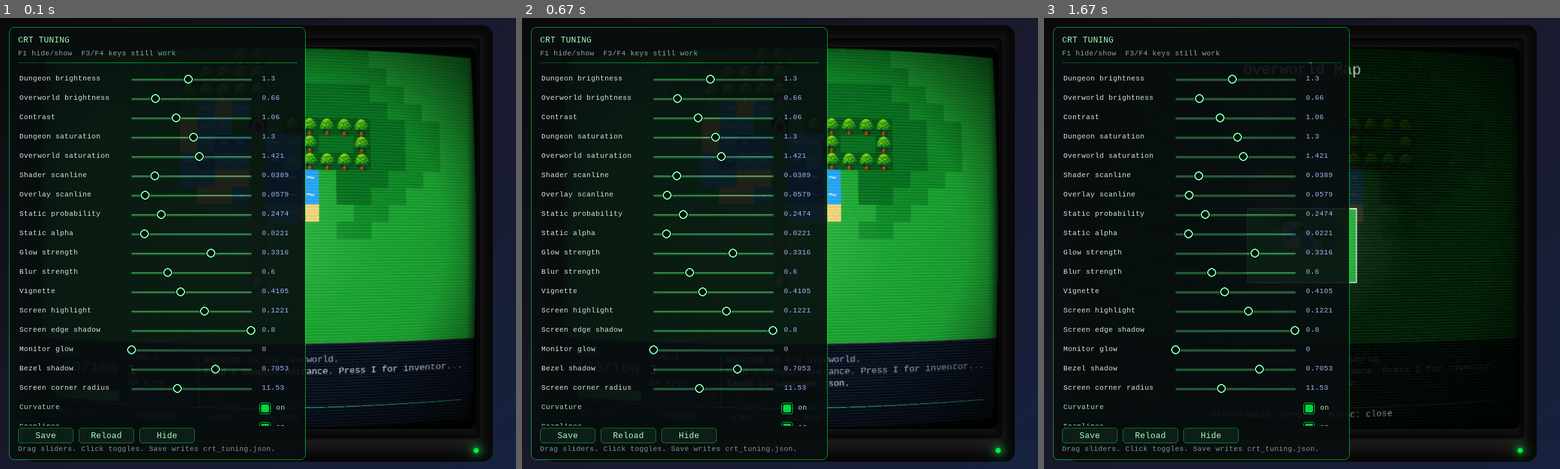
Above: before the commit, frames 1-3 (left to right).
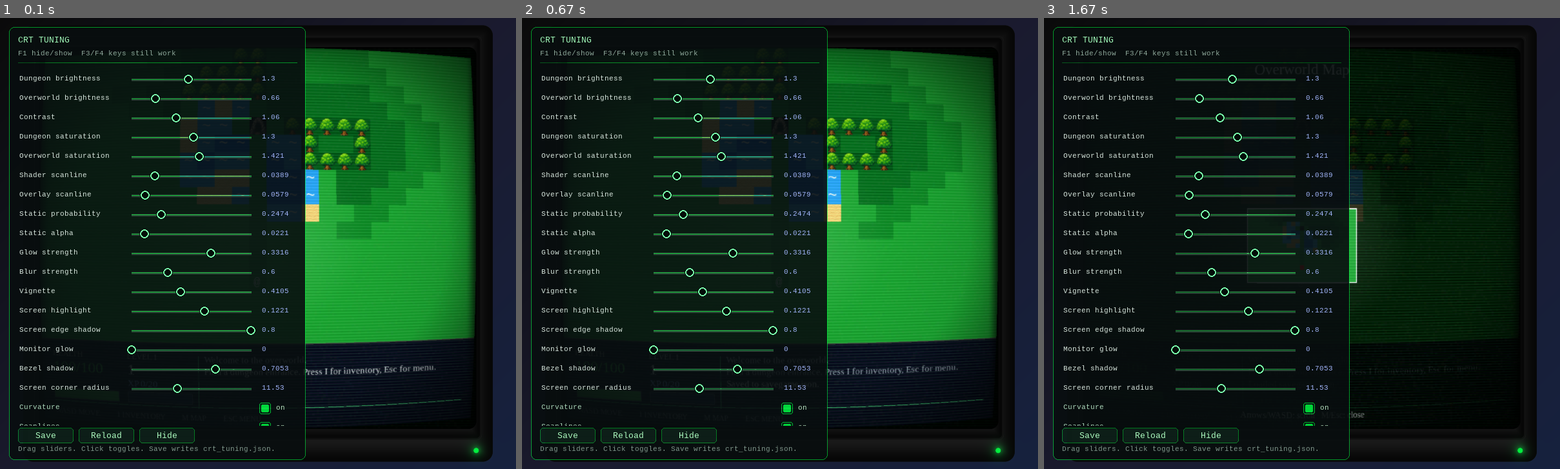
Above: after the commit, the same moments.

Repository: ESikich/DungeonCrawler
Game: pygame game, started from python_port/src/dungeon_crawler/pygame_app/__main__.py
The game is run twice, just before and just after one commit, with the same random seed, the same clock (stepped at 60 frames per second) and the same inputs.
Inputs (mouse positions are in pixels of both pictures, inside the frame that each line leads up to):
- Up to frame 1 (0.1 s): no input
- Up to frame 2 (0.67 s): hold F5 from 0.33 s (still down); move the mouse to (759, 261) at 0.37 s
- Up to frame 3 (1.67 s): release F5 at 0.8 s; hold F9 0.83-1.3 s; move the mouse to (1142, 175) at 0.87 s; hold M from 1.33 s (still down); move the mouse to (1312, 90) at 1.37 s

The runs differ from the first frame. In frame 1, 0.3% of the frame differs, in the area x 25-90%, y 74-80%; in frame 2, 0.3%; in frame 3, less than 0.1%.

Commit message:
Add pygame overworld chunk slide

Diff:
--- a/python_port/src/dungeon_crawler/core/game.py
+++ b/python_port/src/dungeon_crawler/core/game.py
@@ -2,6 +2,7 @@
 
 from __future__ import annotations
 
+import time
 from copy import deepcopy
 from dataclasses import dataclass
 
@@ -12,7 +13,15 @@
 from .generation import generate_basic_dungeon, generate_basic_overworld
 from .items import create_gold_entity, create_item_entity
 from .monsters import create_from_type, spawn_away_from_player
-from .models import DungeonInstance, DungeonLevelSnapshot, EntitySnapshot, GameState, Position, WorldState
+from .models import (
+    DungeonInstance,
+    DungeonLevelSnapshot,
+    EntitySnapshot,
+    GameState,
+    OverworldTransition,
+    Position,
+    WorldState,
+)
 from .rng import Rng
 from .systems import (
     add_message,
@@ -275,24 +284,30 @@
         if player_position is None:
             return False
 
+        old_grid = deepcopy(self.world.dungeon_grid)
         target_x = player_position.x + dx
         target_y = player_position.y + dy
         section_x, section_y = self.world.overworld_section
+        direction = (0, 0)
 
         if target_x < 0:
             section_x -= 1
+            direction = (-1, 0)
             player_position.x = self.config.dungeon_width - 1
             player_position.y = max(0, min(target_y, self.config.dungeon_height - 1))
         elif target_x >= self.config.dungeon_width:
             section_x += 1
+            direction = (1, 0)
             player_position.x = 0
             player_position.y = max(0, min(target_y, self.config.dungeon_height - 1))
         elif target_y < 0:
             section_y -= 1
+            direction = (0, -1)
             player_position.x = max(0, min(target_x, self.config.dungeon_width - 1))
             player_position.y = self.config.dungeon_height - 1
         elif target_y >= self.config.dungeon_height:
             section_y += 1
+            direction = (0, 1)
             player_position.x = max(0, min(target_x, self.config.dungeon_width - 1))
             player_position.y = 0
 
@@ -300,6 +315,13 @@
         self._load_overworld_section((section_x, section_y))
         if not self.world.dungeon_grid[player_position.y][player_position.x].walkable:
             self.world.dungeon_grid[player_position.y][player_position.x] = tiles.grass()
+            self._save_current_overworld_section()
+        self.world.overworld_transition = OverworldTransition(
+            from_grid=old_grid,
+            to_grid=deepcopy(self.world.dungeon_grid),
+            direction=direction,
+            start_ms=int(time.monotonic() * 1000),
+        )
         update_vision(self.ecs, self.world, self.config, self.world.player_eid)
         self._reveal_overworld_if_needed()
         add_message(self.world, "You travel to another part of the overworld.", "system")
--- a/python_port/src/dungeon_crawler/core/models.py
+++ b/python_port/src/dungeon_crawler/core/models.py
@@ -171,6 +171,15 @@
 
 
 @dataclass(slots=True)
+class OverworldTransition:
+    from_grid: list[list[Tile]]
+    to_grid: list[list[Tile]]
+    direction: Coordinate
+    start_ms: int
+    duration_ms: int = 430
+
+
+@dataclass(slots=True)
 class GameState:
     current: str = "start"
     turn_count: int = 0
@@ -203,3 +212,4 @@
     stairs_position: Position | None = None
     dungeon_entrance_position: Position | None = None
     overworld_return_position: Position | None = None
+    overworld_transition: OverworldTransition | None = None
--- a/python_port/src/dungeon_crawler/pygame_app/renderer.py
+++ b/python_port/src/dungeon_crawler/pygame_app/renderer.py
@@ -3,11 +3,24 @@
 from __future__ import annotations
 
 import math
+import time
 from dataclasses import dataclass, field
 from pathlib import Path
 
 from dungeon_crawler.core.game import Game
 from dungeon_crawler.core.models import Descriptor, Health, Inventory, Position, Progress, Stats, Status, Tile, Vision
+
+
+UI_FONT_CANDIDATES = (
+    "im fell english sc",
+    "cinzel",
+    "garamond",
+    "book antiqua",
+    "palatino linotype",
+    "georgia",
+    "serif",
+)
+GLYPH_FONT_CANDIDATES = ("consolas", "courier new", "monospace")
 
 
 @dataclass(slots=True)
@@ -60,37 +73,26 @@
     width = screen.get_width()
     visible, seen = _player_visibility(game)
     assets = assets or AssetCache()
-    glyph_font = _font(max(8, tile_size - 4))
-
-    for y, row in enumerate(game.world.dungeon_grid):
-        for x, tile in enumerate(row):
-            coordinate = (x, y)
-            rect = pygame.Rect(x * tile_size, y * tile_size, tile_size, tile_size)
-            pygame.draw.rect(screen, _tile_color(tile, coordinate, visible, seen), rect)
-            image = assets.tiles.get(_tile_asset_key(tile))
-            if image is not None and coordinate in visible:
-                screen.blit(image, rect)
-            else:
-                if coordinate in visible:
-                    _draw_tile_glyph(screen, glyph_font, tile, rect)
-
-    player_id = game.world.player_eid
-    for entity_id in game.ecs.entities_with(["position", "descriptor", "item"]):
-        entity_pos = game.ecs.get_component(entity_id, "position")
-        descriptor = game.ecs.get_component(entity_id, "descriptor")
-        if _entity_should_render(entity_pos, visible) and isinstance(descriptor, Descriptor):
-            _draw_entity(screen, font, tile_size, assets, entity_pos, descriptor)
-
-    for entity_id in game.ecs.entities_with(["position", "descriptor", "hostile"]):
-        entity_pos = game.ecs.get_component(entity_id, "position")
-        descriptor = game.ecs.get_component(entity_id, "descriptor")
-        if _entity_should_render(entity_pos, visible) and isinstance(descriptor, Descriptor):
-            _draw_entity(screen, font, tile_size, assets, entity_pos, descriptor)
-
-    if player_id is not None:
-        player_pos = game.ecs.get_component(player_id, "position")
-        if isinstance(player_pos, Position):
-            _draw_entity(screen, font, tile_size, assets, player_pos, Descriptor("Hero", "@", "royalBlue"))
+    glyph_font = _glyph_font(max(8, tile_size - 4))
+
+    transition = game.world.overworld_transition if game.state.area == "overworld" else None
+    if transition is not None:
+        progress = min(1.0, max(0.0, (int(time.monotonic() * 1000) - transition.start_ms) / transition.duration_ms))
+        eased = progress * progress * (3 - 2 * progress)
+        direction_x, direction_y = transition.direction
+        old_offset = (-direction_x * eased * width, -direction_y * eased * game.config.dungeon_height * tile_size)
+        new_offset = (
+            direction_x * (1 - eased) * width,
+            direction_y * (1 - eased) * game.config.dungeon_height * tile_size,
+        )
+        _draw_grid(screen, transition.from_grid, tile_size, assets, glyph_font, visible, seen, old_offset)
+        _draw_grid(screen, transition.to_grid, tile_size, assets, glyph_font, visible, seen, new_offset)
+        _draw_entities(screen, font, game, tile_size, assets, visible, new_offset)
+        if progress >= 1.0:
+            game.world.overworld_transition = None
+    else:
+        _draw_grid(screen, game.world.dungeon_grid, tile_size, assets, glyph_font, visible, seen)
+        _draw_entities(screen, font, game, tile_size, assets, visible)
 
     panel_y = game.config.dungeon_height * tile_size
     _draw_hud(screen, font, game, panel_y)
@@ -111,8 +113,21 @@
     return pygame
 
 
+def _system_font(candidates: tuple[str, ...], size: int) -> object:
+    pygame = _pygame()
+    for name in candidates:
+        path = pygame.font.match_font(name)
+        if path:
+            return pygame.font.Font(path, size)
+    return pygame.font.SysFont(candidates[-1], size)
+
+
 def _font(size: int) -> object:
-    return _pygame().font.SysFont("monospace", size)
+    return _system_font(UI_FONT_CANDIDATES, size)
+
+
+def _glyph_font(size: int) -> object:
+    return _system_font(GLYPH_FONT_CANDIDATES, size)
 
 
 def _load_image(pygame: object, path: Path, tile_size: int) -> object | None:
@@ -128,6 +143,63 @@
     return image
 
 
+def _draw_grid(
+    screen: object,
+    grid: list[list[Tile]],
+    tile_size: int,
+    assets: AssetCache,
+    glyph_font: object,
+    visible: set[tuple[int, int]],
+    seen: set[tuple[int, int]],
+    offset: tuple[float, float] = (0, 0),
+) -> None:
+    pygame = _pygame()
+    offset_x, offset_y = offset
+    for y, row in enumerate(grid):
+        for x, tile in enumerate(row):
+            coordinate = (x, y)
+            rect = pygame.Rect(
+                round(x * tile_size + offset_x),
+                round(y * tile_size + offset_y),
+                tile_size,
+                tile_size,
+            )
+            pygame.draw.rect(screen, _tile_color(tile, coordinate, visible, seen), rect)
+            image = assets.tiles.get(_tile_asset_key(tile))
+            if image is not None and coordinate in visible:
+                screen.blit(image, rect)
+            elif coordinate in visible:
+                _draw_tile_glyph(screen, glyph_font, tile, rect)
+
+
+def _draw_entities(
+    screen: object,
+    font: object,
+    game: Game,
+    tile_size: int,
+    assets: AssetCache,
+    visible: set[tuple[int, int]],
+    offset: tuple[float, float] = (0, 0),
+) -> None:
+    player_id = game.world.player_eid
+    for entity_id in game.ecs.entities_with(["position", "descriptor", "item"]):
+        entity_pos = game.ecs.get_component(entity_id, "position")
+        descriptor = game.ecs.get_component(entity_id, "descriptor")
+        if _entity_should_render(entity_pos, visible) and isinstance(descriptor, Descriptor):
+            _draw_entity(screen, font, tile_size, assets, entity_pos, descriptor, offset)
+
+    for entity_id in game.ecs.entities_with(["position", "descriptor", "hostile"]):
+        entity_pos = game.ecs.get_component(entity_id, "position")
+        descriptor = game.ecs.get_component(entity_id, "descriptor")
+        if _entity_should_render(entity_pos, visible) and isinstance(descriptor, Descriptor):
+            _draw_entity(screen, font, tile_size, assets, entity_pos, descriptor, offset)
+
+    if player_id is not None:
+        player_pos = game.ecs.get_component(player_id, "position")
+        if isinstance(player_pos, Position):
+            _draw_entity(screen, font, tile_size, assets, player_pos, Descriptor("Hero", "@", "royalBlue"), offset)
+
+
 def _draw_entity(
     screen: object,
     font: object,
@@ -135,14 +207,18 @@
     assets: AssetCache,
     position: Position,
     descriptor: Descriptor,
+    offset: tuple[float, float] = (0, 0),
 ) -> None:
+    offset_x, offset_y = offset
+    draw_x = round(position.x * tile_size + offset_x)
+    draw_y = round(position.y * tile_size + offset_y)
     image = assets.sprites.get(descriptor.sprite or "")
     if image is not None:
-        screen.blit(image, (position.x * tile_size, position.y * tile_size))
+        screen.blit(image, (draw_x, draw_y))
         return
 
     glyph = font.render(descriptor.glyph, True, _color_for_descriptor(descriptor.color))
-    screen.blit(glyph, (position.x * tile_size + 8, position.y * tile_size + 4))
+    screen.blit(glyph, (draw_x + 8, draw_y + 4))
 
 
 def _draw_tile_glyph(screen: object, font: object, tile: Tile, rect: object) -> None:
@@ -731,7 +807,9 @@
     overlay.fill((0, 0, 0, 150))
     screen.blit(overlay, (0, 0))
 
-    text = font.render("Game Over", True, (255, 90, 90))
-    subtext = font.render("Press R to restart", True, (230, 230, 235))
+    title_font = _font(34)
+    subtext_font = _font(20)
+    text = title_font.render("Game Over", True, (255, 90, 90))
+    subtext = subtext_font.render("Press R to restart", True, (230, 230, 235))
     screen.blit(text, ((width - text.get_width()) // 2, height // 2 - 28))
     screen.blit(subtext, ((width - subtext.get_width()) // 2, height // 2 + 4))
--- a/python_port/tests/test_overworld.py
+++ b/python_port/tests/test_overworld.py
@@ -94,6 +94,9 @@
     assert _player_position(game).x == 0
     assert (0, 0) in game.world.overworld_sections
     assert (1, 0) in game.world.overworld_sections
+    assert game.world.overworld_transition is not None
+    assert game.world.overworld_transition.direction == (1, 0)
+    assert game.world.overworld_transition.from_grid is not game.world.overworld_transition.to_grid
     assert _visible_tile_count(game) == game.config.dungeon_width * game.config.dungeon_height
     assert game.world.messages[-1].text == "You travel to another part of the overworld."
 
--- a/python_port/tests/test_pygame_app.py
+++ b/python_port/tests/test_pygame_app.py
@@ -463,3 +463,42 @@
         assert screen.get_at((screen.get_width() // 2, 30))[:3] != (12, 12, 18)
     finally:
         pygame.quit()
+
+
+def test_renderer_clears_finished_overworld_transition() -> None:
+    import os
+
+    os.environ.setdefault("SDL_VIDEODRIVER", "dummy")
+
+    import pygame
+
+    from dungeon_crawler.core import tiles
+    from dungeon_crawler.core.game import Action, Game
+    from dungeon_crawler.core.models import Position
+    from dungeon_crawler.pygame_app.renderer import AssetCache, render
+
+    pygame.init()
+    try:
+        tile_size = 32
+        game = Game()
+        game.new_game(seed=8)
+        player_id = game.world.player_eid
+        assert player_id is not None
+        player_position = game.ecs.get_component(player_id, "position")
+        assert isinstance(player_position, Position)
+        player_position.x = game.config.dungeon_width - 1
+        player_position.y = game.config.dungeon_height // 2
+        game.world.dungeon_grid[player_position.y][player_position.x] = tiles.grass()
+        game.dispatch(Action.move(1, 0))
+        assert game.world.overworld_transition is not None
+        game.world.overworld_transition.start_ms -= game.world.overworld_transition.duration_ms + 1
+
+        screen = pygame.display.set_mode(
+            (game.config.dungeon_width * tile_size, game.config.dungeon_height * tile_size + 156)
+        )
+        font = pygame.font.SysFont("monospace", 20)
+        render(screen, font, game, tile_size, AssetCache())
+
+        assert game.world.overworld_transition is None
+    finally:
+        pygame.quit()
